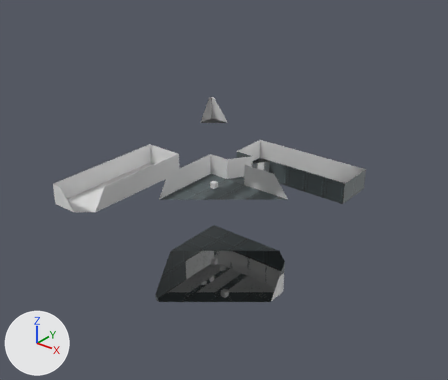
The Blender file project_files/tree-04.blend: old version first, new version second.
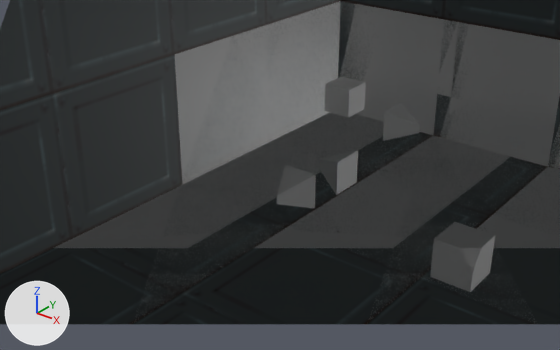
Old and new are each drawn whole from a 50 mm camera at (57.1, -70.3, 64.6) aimed at (-7.1, 9.9, 14.8) and again close up from a 50 mm camera at (7.2, -14.3, 10.3) aimed at (-5.8, 1.9, 0.3). Lighting does not change. The marker at lower left points along +X, +Y and +Z. Everything nearer to the camera than a plane just in front of the edit is cut away.
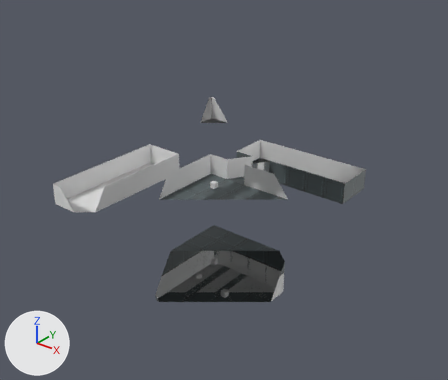
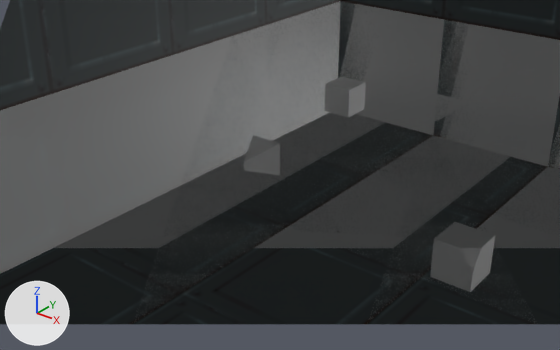
Commit message: * Remove extra turrets in map

The change, as JSON lines over the scene's bpy script:
```json
{"op": "set", "path": "ob_turret_01.location", "old": "(-4.0, 0.0, 1.0)", "new": "(-6.0, 1.0, 1.0)"}
{"op": "remove", "block": "ob_turret_01_001", "code": ["ob_turret_01_001 = bpy.data.objects.new('turret-01.001', me_cube_002)", "ob_turret_01_001.location = (-4.0, 2.0, 1.0)", "ob_turret_01_001.rotation_euler = (0.0, 0.0, -1.571)  # degrees (0, 0, -90)", "ob_turret_01_001.scale = (0.5, 0.5, 0.5)"]}
{"op": "remove", "block": "ob_turret_01_003", "code": ["ob_turret_01_003 = bpy.data.objects.new('turret-01.003', me_cube_016)", "ob_turret_01_003.location = (-4.0, 6.0, 1.0)", "ob_turret_01_003.rotation_euler = (0.0, 0.0, -4.712)  # degrees (0, 0, -270)", "ob_turret_01_003.scale = (0.5, 0.5, 0.5)"]}
```

Pixel boxes [x1, y1, x2, y2] of what changed, in the close-ups (560 x 350 px):
```json
{"object": "turret-01", "change": "moved", "before": [277, 165, 316, 208], "after": [244, 135, 280, 175]}
{"object": "turret-01.001", "change": "deleted", "before": [318, 150, 358, 195]}
{"object": "turret-01.003", "change": "deleted", "before": [383, 103, 420, 141]}
{"object": "Plane.249", "change": "unchanged, covered by the edit", "before": [54, 54, 183, 238]}
{"object": "Plane.248", "change": "unchanged, covered by the edit", "before": [0, 93, 73, 274]}
```
